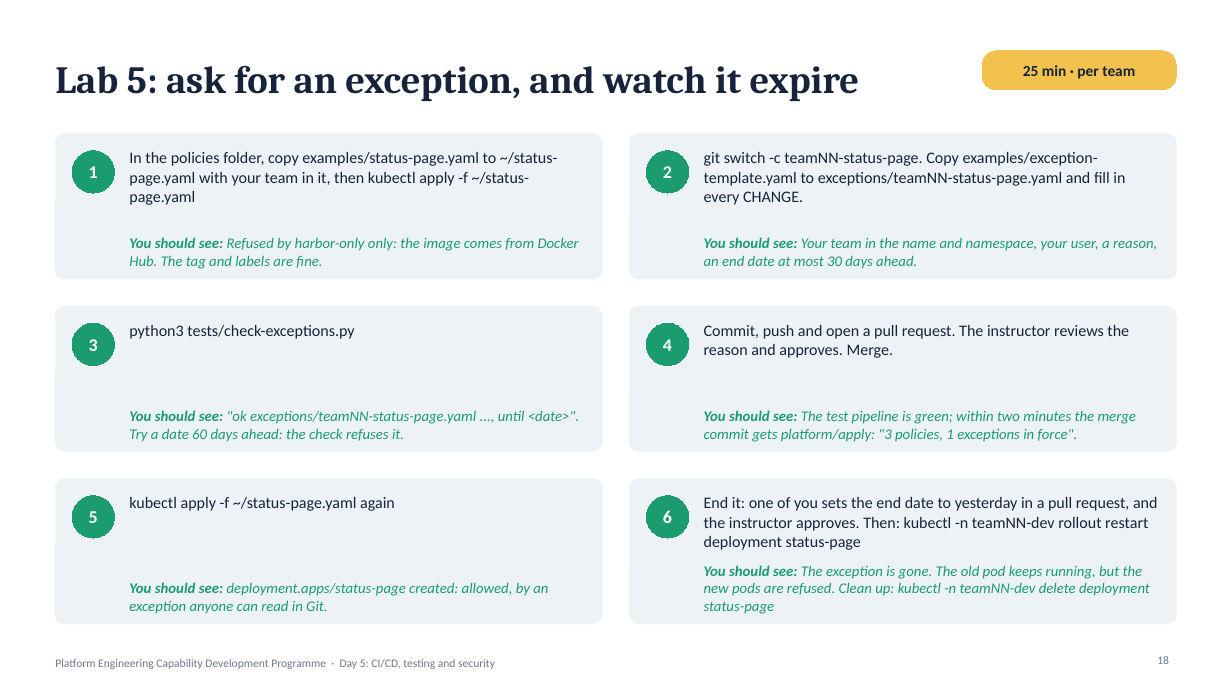
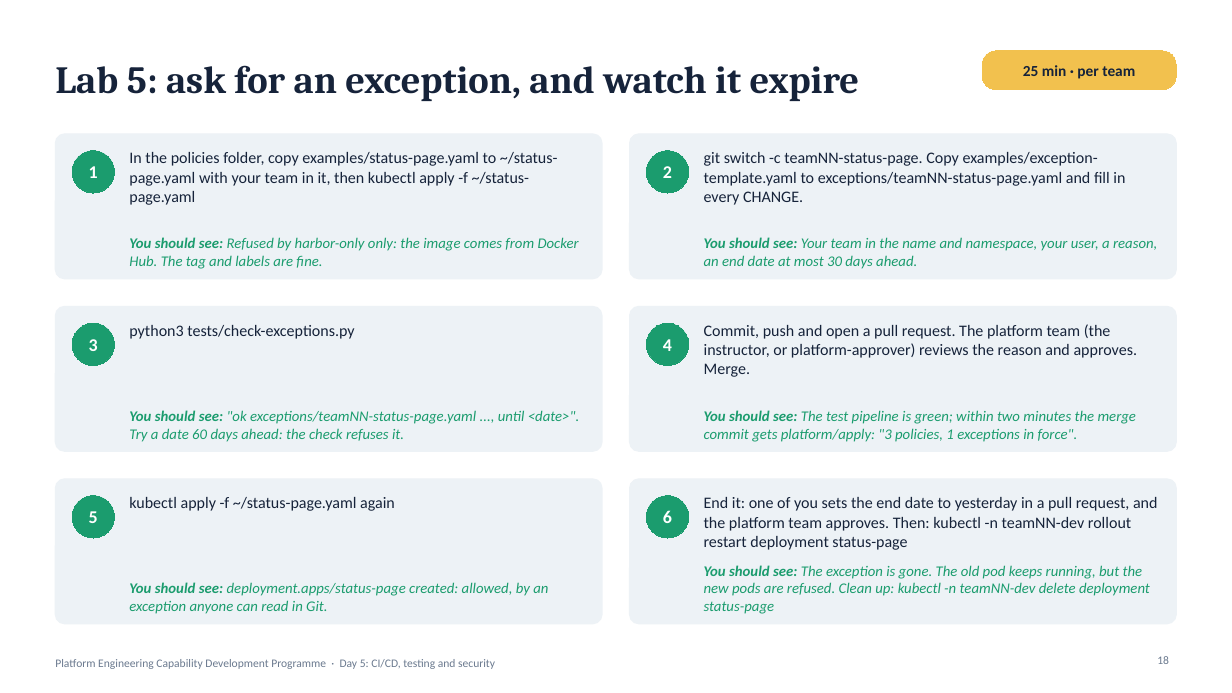
Before and after one commit to kumbulanit/plartfom-enable, a slide deck: slide 18 of sarb/slides/Day5-CICD-testing-and-security.pptx. Drawn at 1232x693 pixels with LibreOffice and Linux fonts; fonts in the diff are those of the drawing. Boxes give left, top, right and bottom in pixels: in the first picture for what was removed or moved away, otherwise in the second. Text is boxed around its words. In the diff, an @@ line names an element or a change of style, - is before the commit and + after.

```diff
--- a/sarb/slides/Day5-CICD-testing-and-security.pptx
+++ b/sarb/slides/Day5-CICD-testing-and-security.pptx
@@ text at (704, 324, 1138, 377): text changed @@
-Commit, push and open a pull request. The instructor reviews the reason and approves. Merge.
+Commit, push and open a pull request. The platform team (the instructor, or platform-approver) reviews the reason and approves. Merge.
@@ text at (704, 497, 1157, 550): text changed @@
-End it: one of you sets the end date to yesterday in a pull request, and the instructor approves. Then: kubectl -n teamNN-dev rollout restart deployment status-page
+End it: one of you sets the end date to yesterday in a pull request, and the platform team approves. Then: kubectl -n teamNN-dev rollout restart deployment status-page
```
Also in this commit, not shown: 47 other files.
